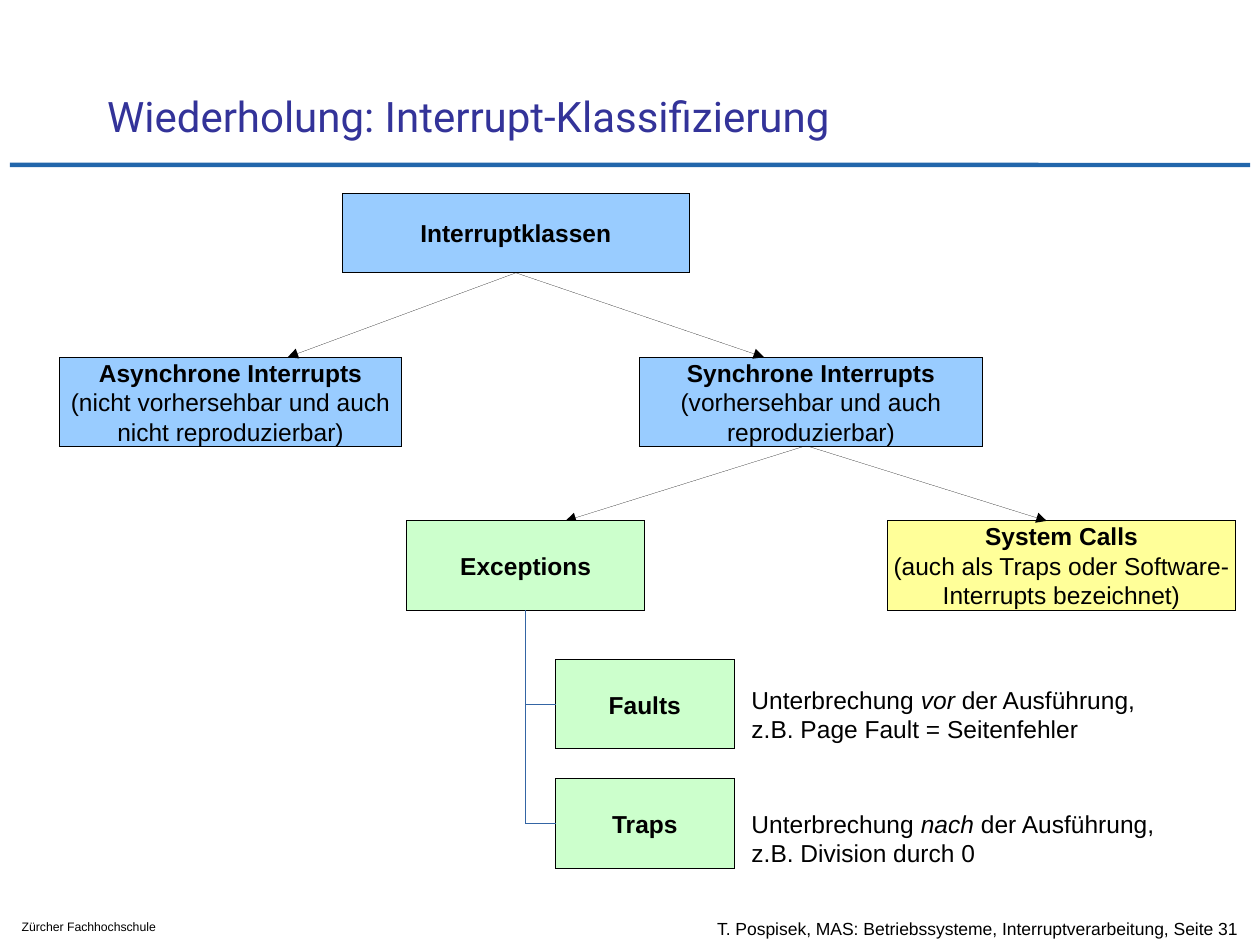
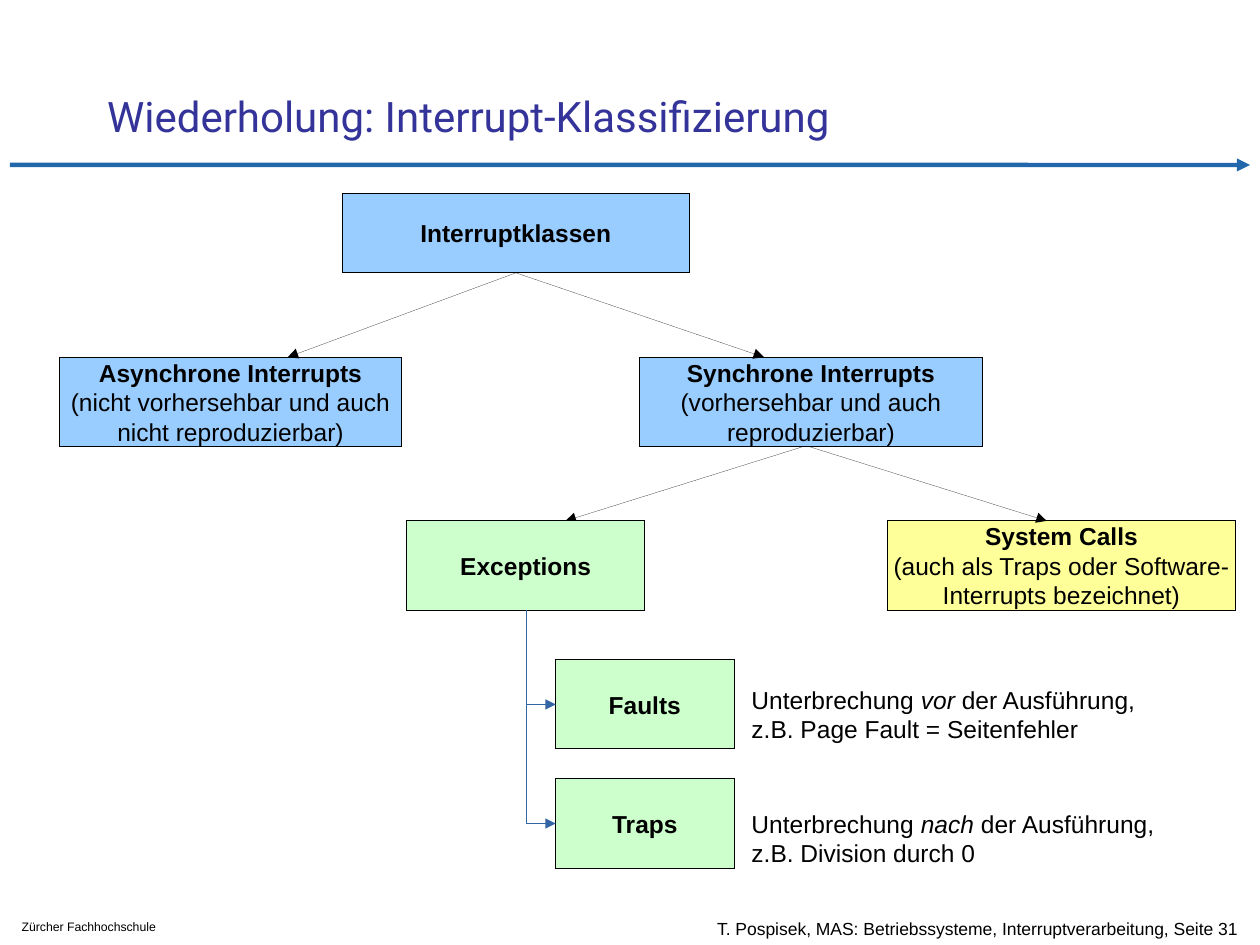
Before and after one commit to tpo/betriebssysteme, a slide deck: slide 31 of 04-3_Interruptverarbeitung_in_Betriebssystemen.odp. Drawn at 1260x945 pixels with LibreOffice and Linux fonts; fonts in the diff are those of the drawing; background and template pictures are left out. Boxes give left, top, right and bottom in pixels: in the first picture for what was removed or moved away, otherwise in the second. Text is boxed around its words. In the diff, an @@ line names an element or a change of style, - is before the commit and + after.

```diff
--- a/04-3_Interruptverarbeitung_in_Betriebssystemen.odp
+++ b/04-3_Interruptverarbeitung_in_Betriebssystemen.odp
@@ line (10, 165) - (1250, 165): line to arrow @@
@@ elbow line (525, 610) - (556, 704): elbow line to elbow arrow @@
@@ elbow line (525, 610) - (556, 824): elbow line to elbow arrow @@
```
Also in this commit, not shown: 43 other slides changed, 1 slide added, 1 slide removed, 1 other file.
